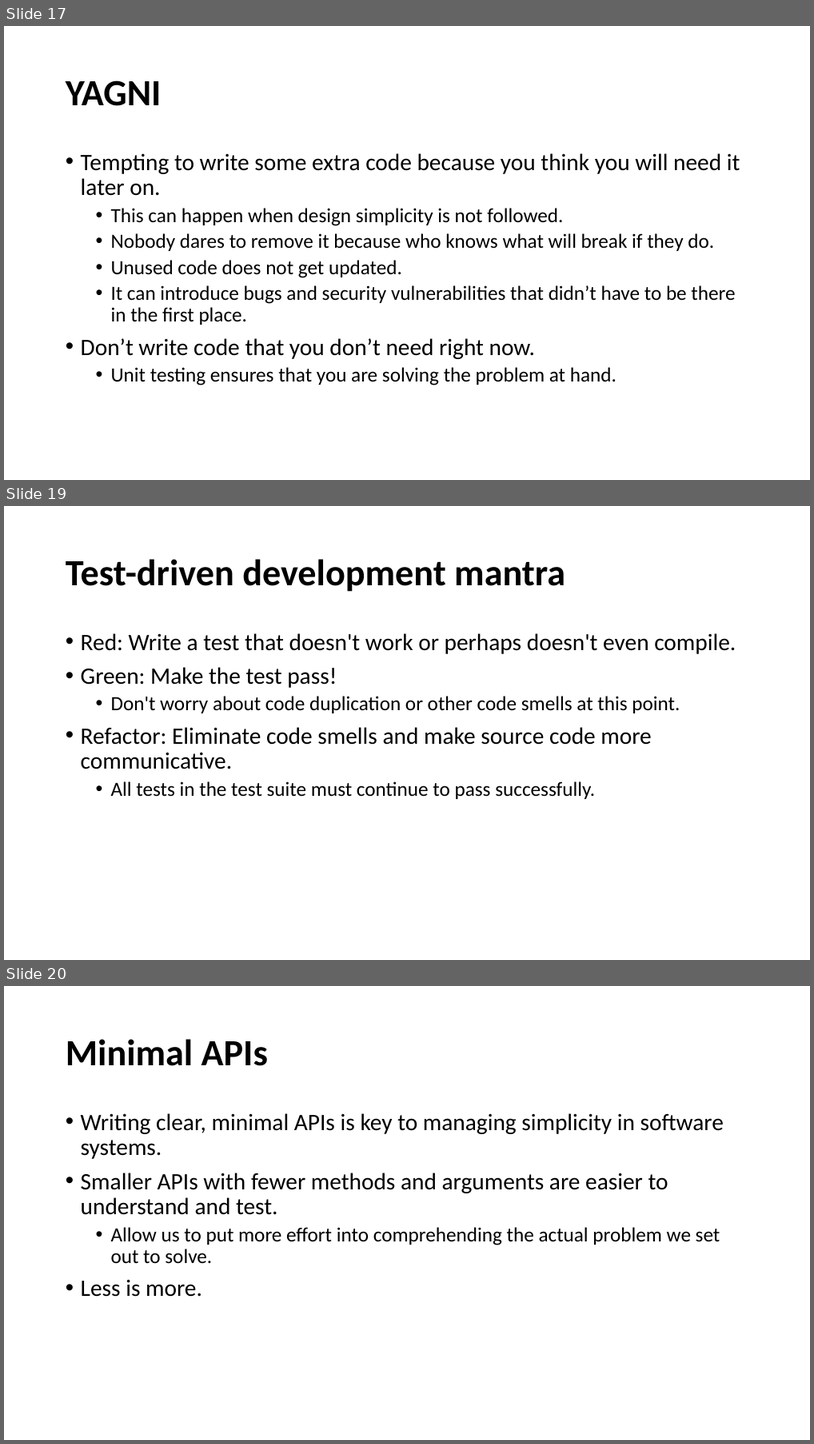
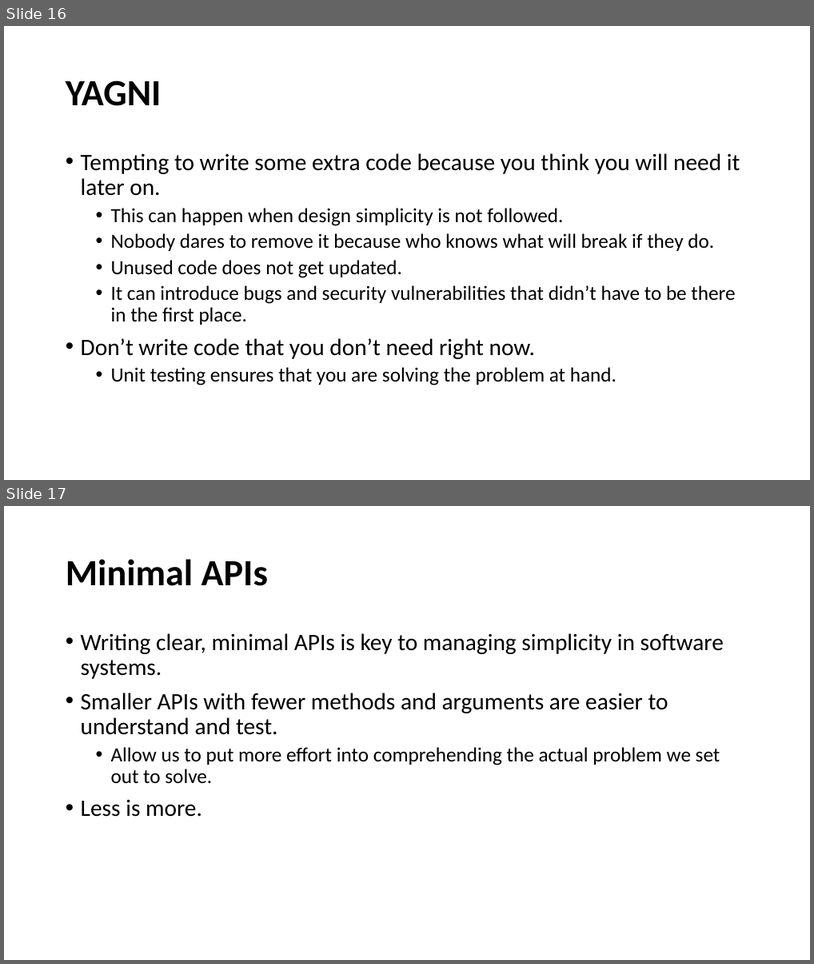
Before and after one commit to cebartling/test-driven, a slide deck: presentations/Introduction to Test-Driven Development.pptx. Shown one above the other, each under a label of ours: slides 17, 19 and 20 before the commit, slides 16 and 17 after it; the slides between them are not shown. The pictures are 814x1444 and 814x964 pixels, drawn with LibreOffice and Linux fonts; fonts in the diff are those of the drawing. Boxes give left, top, right and bottom in pixels: in the first picture for what was removed or moved away, otherwise in the second. Text is boxed around its words. In the diff, an @@ line names an element or a change of style, - is before the commit and + after.

```diff
--- a/presentations/Introduction to Test-Driven Development.pptx
+++ b/presentations/Introduction to Test-Driven Development.pptx
@@ slide 19 removed at (x1=4, y1=506, x2=810, y2=960), background #FFFFFF @@
@@ title removed at (x1=66, y1=559, x2=566, y2=592) @@
-Test-driven development mantra
@@ text removed at (x1=81, y1=633, x2=736, y2=799) @@
-• Red: Write a test that doesn't work or perhaps doesn't even compile.
-• Green: Make the test pass!
-  • Don't worry about code duplication or other code smells at this point.
-• Refactor: Eliminate code smells and make source code more communicative.
-  • All tests in the test suite must continue to pass successfully.
@@ what was slide 17 is now slide 16 @@
@@ what was slide 20 is now slide 17 @@
```
Also in this commit, not shown: 5 slides changed, 4 other slides removed.
